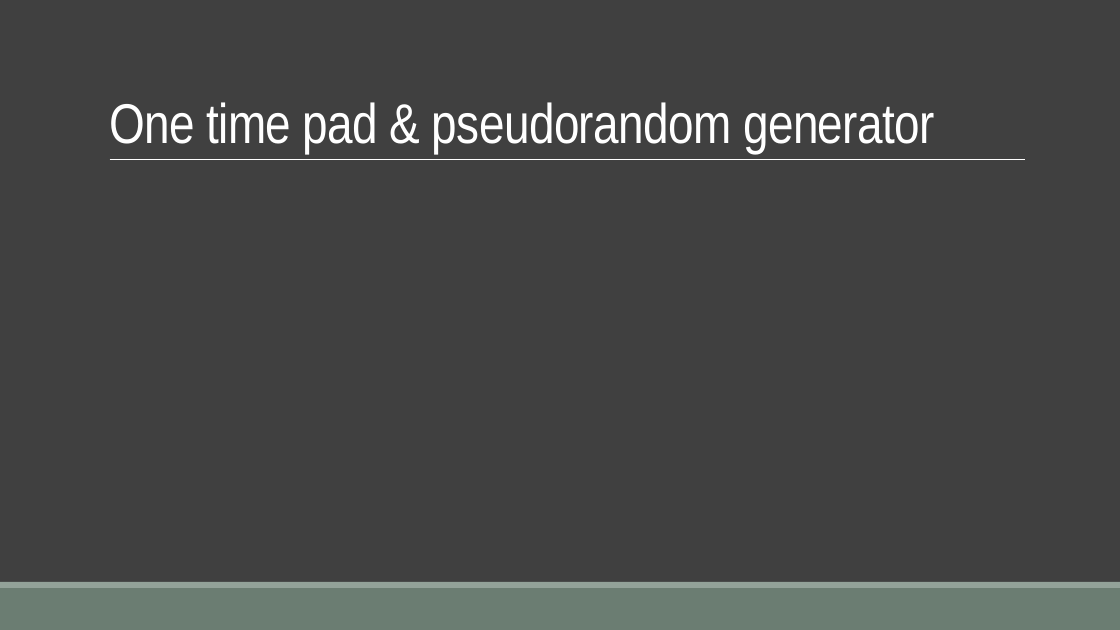
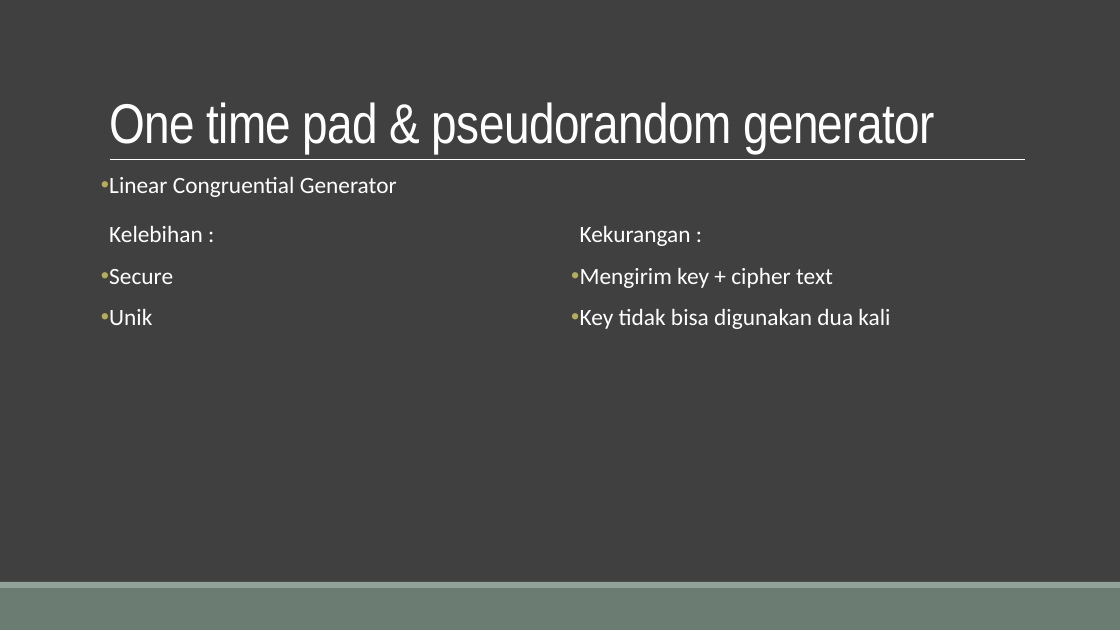
Before and after one commit to Tugas-KIJ/KIJ, a slide deck: slide 5 of docs/algoritma.pptx (slide 6 before the commit). Drawn at 1120x630 pixels with LibreOffice and Linux fonts; fonts in the diff are those of the drawing. Boxes give left, top, right and bottom in pixels: in the first picture for what was removed or moved away, otherwise in the second. Text is boxed around its words. In the diff, an @@ line names an element or a change of style, - is before the commit and + after.

```diff
--- a/docs/algoritma.pptx
+++ b/docs/algoritma.pptx
@@ text added at box(109, 177, 397, 197), 20 pt, text #FFFFFF @@
+• Linear Congruential Generator
@@ text added at box(109, 226, 203, 325), 20 pt, text #FFFFFF @@
+  Kelebihan :
+• Secure
+• Unik
@@ text added at box(580, 226, 890, 329), 20 pt, text #FFFFFF @@
+  Kekurangan :
+• Mengirim key + cipher text
+• Key tidak bisa digunakan dua kali
```
Also in this commit, not shown: 3 other slides changed, 1 slide added, 2 slides removed, 1 other file.
